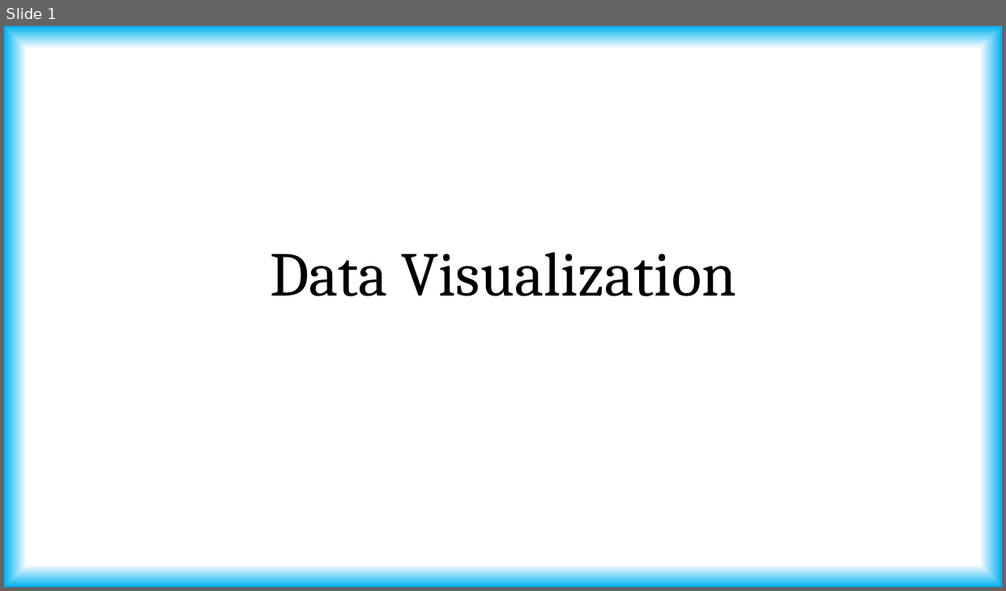
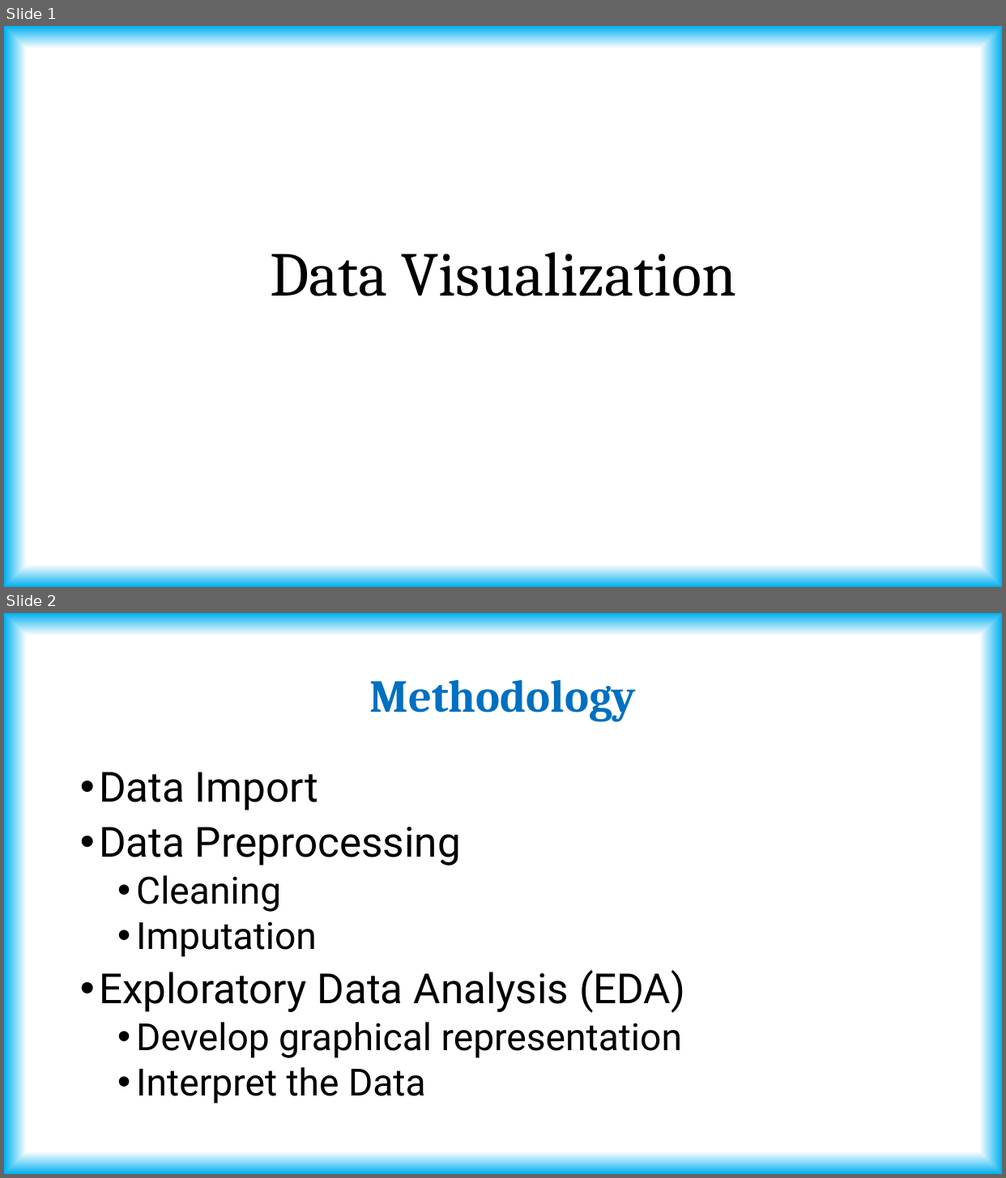
Before and after one commit to tanmoyie/Applied-Statistics, a slide deck: Introduction to Data Visualization with Python.pptx. Shown one above the other, each under a label of ours: slide 1 before the commit, slides 1 and 2 after it. The pictures are 1006x591 and 1006x1178 pixels, drawn with LibreOffice and Linux fonts; fonts in the diff are those of the drawing. Boxes give left, top, right and bottom in pixels: in the first picture for what was removed or moved away, otherwise in the second. Text is boxed around its words. In the diff, an @@ line names an element or a change of style, - is before the commit and + after.

```diff
--- a/Introduction to Data Visualization with Python.pptx
+++ b/Introduction to Data Visualization with Python.pptx
@@ slide 2 added at <box>4,613,1002,1174</box>, background gradient #FFFFFF to #00B0F0 @@
@@ title added at <box>369,679,636,722</box>, 44 pt, text #0070C0, bold @@
+Methodology
@@ text added at <box>99,772,685,1104</box>, 36 pt, text #000000 @@
+• Data Import
+• Data Preprocessing
+  • Cleaning
+  • Imputation
+• Exploratory Data Analysis (EDA)
+  • Develop graphical representation
+  • Interpret the Data
```
Also in this commit, not shown: 5 slides changed, 2 other slides added, 5 other files.
